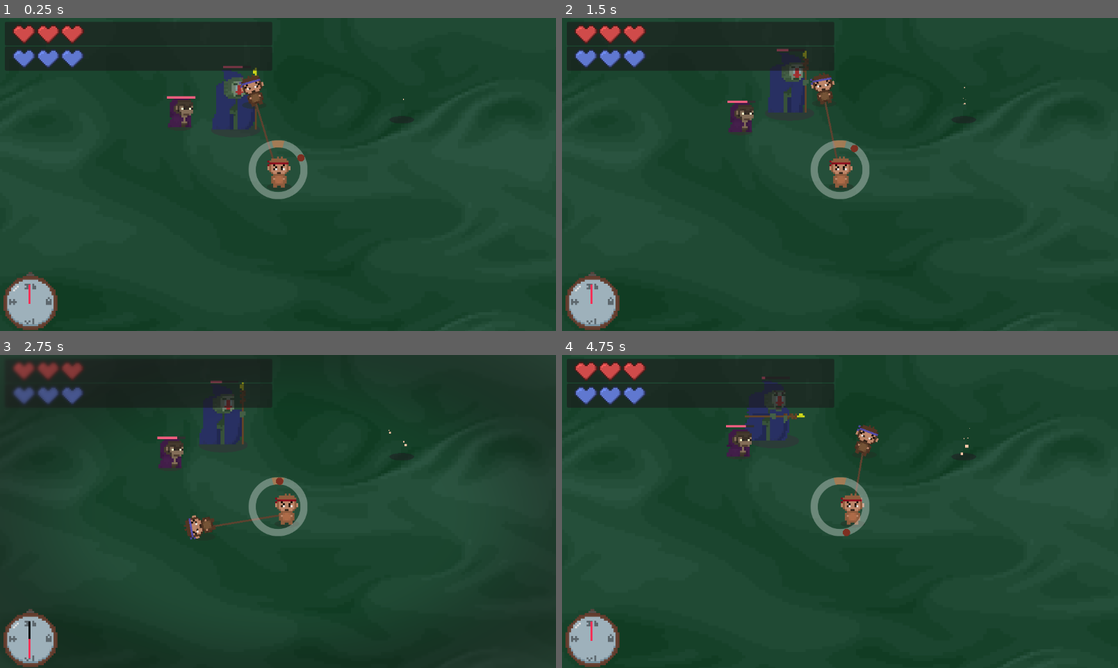
Above: before the commit, frames 1-4 (two rows, left to right).
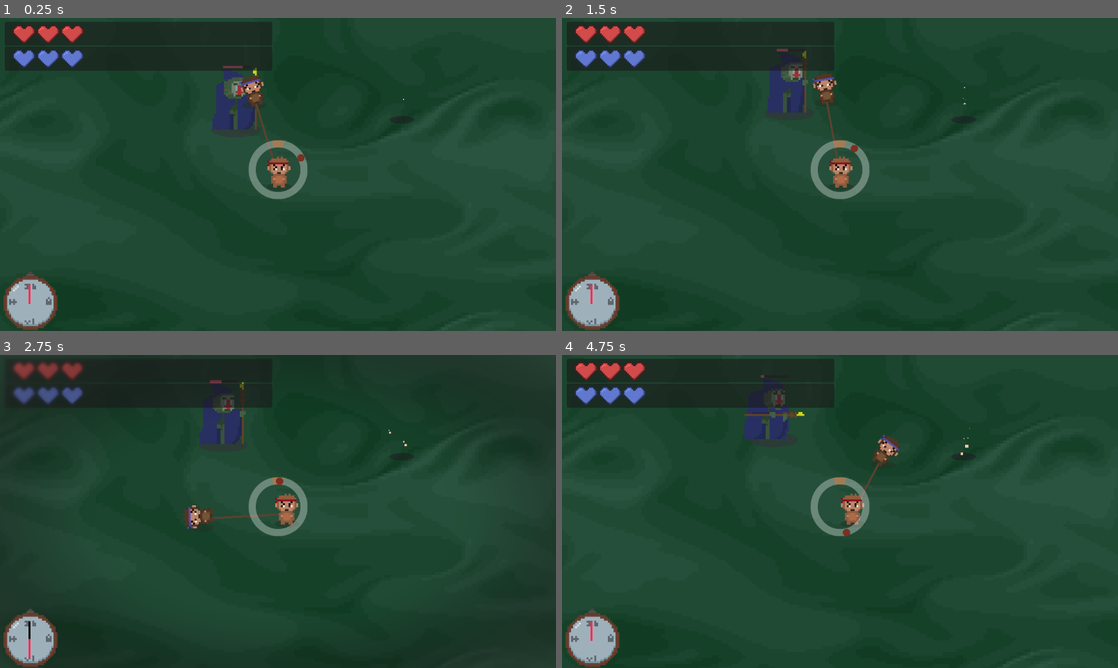
Above: after the commit, the same moments.

Repository: arrowira/cookiejam4
Game: Godot game, scene res://scenes/main.tscn
Same seed, same stepped clock (60 frames per second), same inputs: the game is played once before the commit and once after it.
Inputs (mouse positions are in pixels of both pictures, inside the frame that each line leads up to):
- Up to frame 1 (0.25 s): no input
- Up to frame 2 (1.5 s): move the mouse to (962, 158) at 0.52 s; tap C (c) at 0.6 s; tap E (e) at 0.8, 1.35 s; move the mouse to (728, 190) at 1.27 s
- Up to frame 3 (2.75 s): tap K (k) at 1.55, 2.1 s; move the mouse to (333, 442) at 2.02 s; tap X (x) at 2.3 s
- Up to frame 4 (4.75 s): move the mouse to (812, 574) at 2.77 s; tap X (x) at 2.85 s; tap C (c) at 3.05, 3.6 s; move the mouse to (1006, 558) at 3.52 s; tap E (e) at 3.8 s; move the mouse to (673, 464) at 4.27 s; click (673, 464) at 4.35 s; tap K (k) at 4.55 s

The runs differ from the first frame. In frame 1, 0.4% of the frame differs, in the area x 30-36%, y 24-35%; in frame 2, 0.7%; in frame 3, 1.0%; in frame 4, 1.3%, in the area x 29-61%, y 6-46%.

Commit message:
fixed orb homing

Diff:
--- a/cookie-jam-4/scenes/main.tscn
+++ b/cookie-jam-4/scenes/main.tscn
@@ -1,10 +1,9 @@
-[gd_scene load_steps=8 format=3 uid="uid://dneomshoy6v48"]
+[gd_scene load_steps=7 format=3 uid="uid://dneomshoy6v48"]
 
 [ext_resource type="PackedScene" uid="uid://bw3ldb6e8p56j" path="res://scenes/player.tscn" id="1_o5qli"]
 [ext_resource type="Script" uid="uid://cnjga6vn8wc5j" path="res://scripts/enemy_manager.gd" id="3_sugp2"]
 [ext_resource type="PackedScene" uid="uid://c4gr2idt1j6bt" path="res://scenes/pick_up.tscn" id="4_jyhfs"]
 [ext_resource type="PackedScene" uid="uid://p1qo7h8nh76g" path="res://scenes/wizardA.tscn" id="4_o6xl0"]
-[ext_resource type="PackedScene" uid="uid://bchv7gqpiiehj" path="res://scenes/necromancer.tscn" id="4_tefeu"]
 [ext_resource type="Shader" uid="uid://lasivi66q35s" path="res://fractalnoise.gdshader" id="5_tbgi4"]
 
 [sub_resource type="ShaderMaterial" id="ShaderMaterial_tefeu"]
@@ -30,9 +29,6 @@
 [node name="spawnCD" type="Timer" parent="EnemyManager"]
 autostart = true
 
-[node name="necromancer" parent="EnemyManager" instance=ExtResource("4_tefeu")]
-position = Vector2(-523, -320)
-
 [node name="wizardA" parent="EnemyManager" instance=ExtResource("4_o6xl0")]
 position = Vector2(-197, -341)
 
--- a/cookie-jam-4/scripts/wizard_a.gd
+++ b/cookie-jam-4/scripts/wizard_a.gd
@@ -30,6 +30,7 @@
 				orbIn = true
 				var orb = pOrb.instantiate()
 				orb.global_position = $Icon/orbSpot.global_position
+				orb.rotation = atan2(global_position.y-player.y, global_position.x-player.x)
 				get_parent().get_parent().add_child(orb)
 
 		if isWalking:
@@ -54,8 +55,8 @@
 
 	t+=0.01
 	rotation = 0
+	towardsPlayer = (player-global_position).normalized()
 	if !inKB and !frozen and isWalking:
-		towardsPlayer = (player-global_position).normalized()
 		position+=towardsPlayer*speed*Engine.time_scale + (1.0)*Vector2(cos(t),sin(t))
 
 
@@ -109,7 +110,7 @@
 	else:
 		if !isCasting:
 			isWalking=true
-	if !isWalking and randf() < 0.3:
+	if !isWalking and randf() < 0.3 and !isCasting:
 		cast()
 
 
